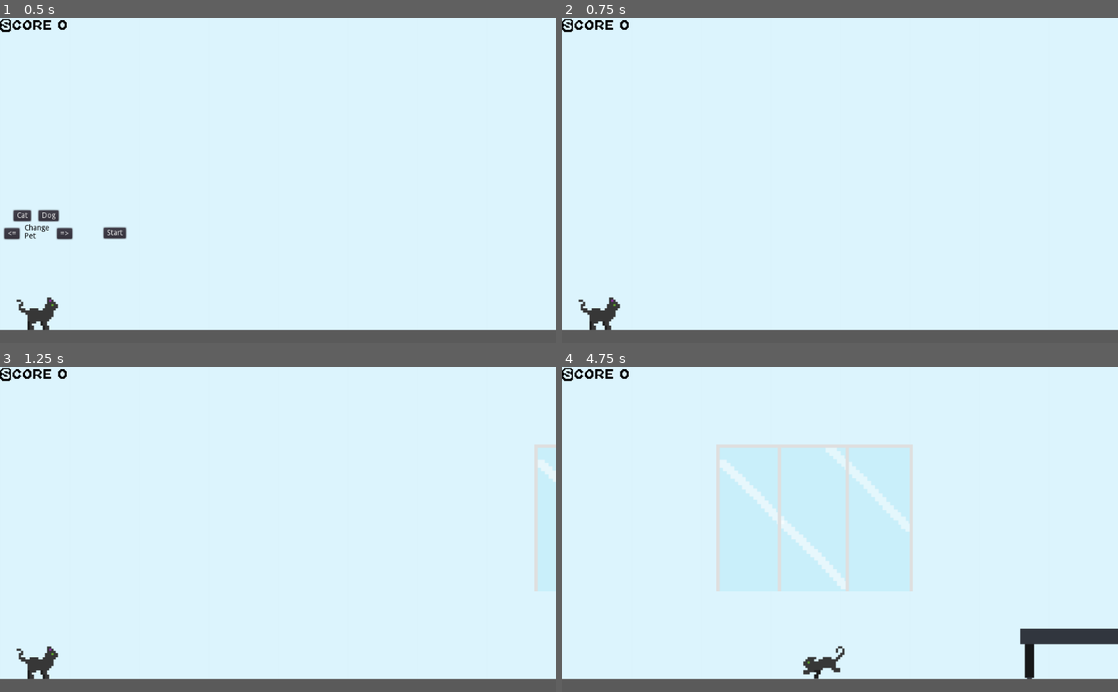
Above: before the commit, frames 1-4 (two rows, left to right).
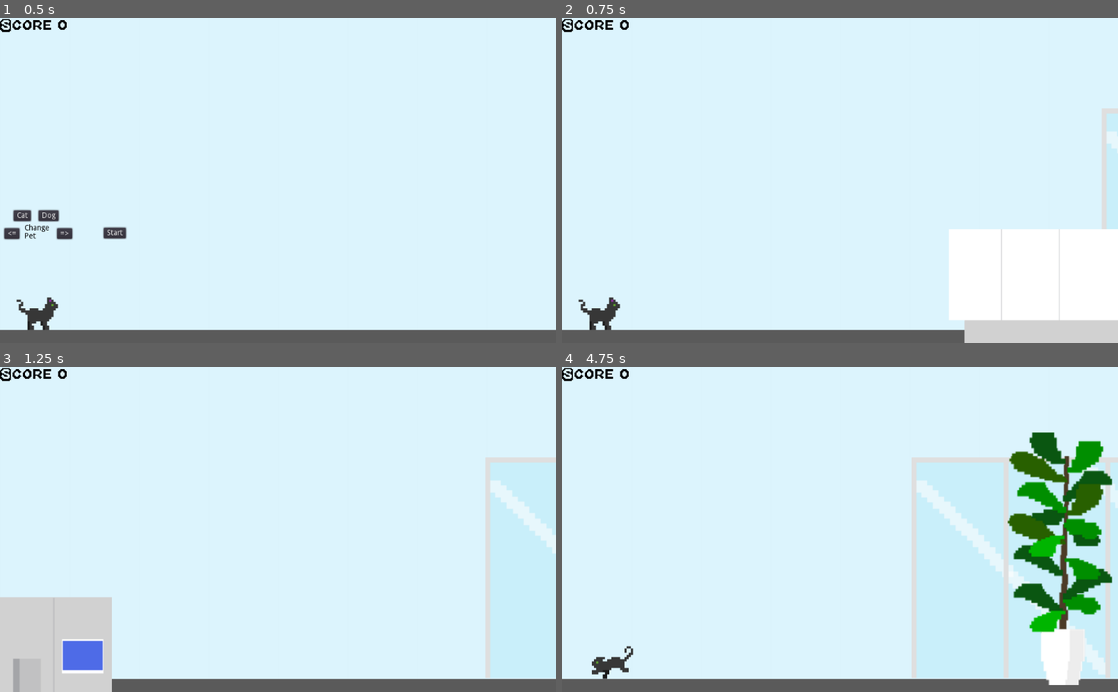
Above: after the commit, the same moments.

Repository: beermanforlife/Hackathon
Game: Godot game, scene res://Sceens/Worlds/World0.tscn
Same seed, same stepped clock (60 frames per second), same inputs: the game is played once before the commit and once after it.
Inputs (mouse positions are in pixels of both pictures, inside the frame that each line leads up to):
- Up to frame 1 (0.5 s): no input
- Up to frame 2 (0.75 s): click "Start" at 0.5 s
- Up to frame 3 (1.25 s): no input
- Up to frame 4 (4.75 s): hold D (right) 1.28-2 s; hold Shift (sprint) 1.28-2 s; tap Space (jump) at 1.52, 3.77 s; click (745, 513) at 2 s, where only the run after the commit has a clickable "Try Again?"; click (678, 581) at 2.75 s, where only the run after the commit has a clickable "Start"; hold D (right) 3.53-4.28 s; tap Shift (sprint) at 3.6 s; hold A (left) from 4.28 s (still down); hold Shift (sprint) from 4.28 s (still down)

Frame 1 is identical in both runs. In frame 2, 11% of the frame differs, in the area x 69-100%, y 27-100%; in frame 3, 7.0%; in frame 4, 12%, in the area x 5-100%, y 20-98%.

Commit message:
Updated some things...

Diff:
--- a/Sceens/Assets/Kitchen.tscn
+++ b/Sceens/Assets/Kitchen.tscn
@@ -15,6 +15,7 @@
 
 [node name="Kitchen" type="KinematicBody2D"]
 position = Vector2( -1400, -144.755 )
+scale = Vector2( 1.5, 1.5 )
 script = ExtResource( 3 )
 __meta__ = {
 "_edit_group_": true
--- a/Sceens/Assets/ShuffleBoard.tscn
+++ b/Sceens/Assets/ShuffleBoard.tscn
@@ -7,6 +7,7 @@
 extents = Vector2( 220.691, 14.6127 )
 
 [node name="ShuffleBoard" type="KinematicBody2D"]
+scale = Vector2( 1.5, 1.5 )
 script = ExtResource( 2 )
 __meta__ = {
 "_edit_group_": true
--- a/Sceens/Worlds/World0.tscn
+++ b/Sceens/Worlds/World0.tscn
@@ -1,7 +1,8 @@
-[gd_scene load_steps=10 format=2]
+[gd_scene load_steps=11 format=2]
 
 [ext_resource path="res://Sceens/Units/Player.tscn" type="PackedScene" id=1]
 [ext_resource path="res://Sprites/conferenceroom..png" type="Texture" id=2]
+[ext_resource path="res://12barsblues_practice.ogg" type="AudioStream" id=3]
 [ext_resource path="res://Tiles/OfficeTiles.tres" type="TileSet" id=4]
 [ext_resource path="res://Scripts/World0.gd" type="Script" id=6]
 [ext_resource path="res://Mario-Kart-DS.ttf" type="DynamicFontData" id=7]
@@ -60,7 +61,8 @@
 [node name="AnimationPlayer" type="AnimationPlayer" parent="."]
 
 [node name="Windows" type="Sprite" parent="."]
-position = Vector2( 1400, 278.696 )
+position = Vector2( 1554, 370.696 )
+scale = Vector2( 1.5, 1.5 )
 z_index = -1
 texture = ExtResource( 2 )
 
@@ -155,6 +157,10 @@
 
 [node name="Start" type="Position2D" parent="."]
 position = Vector2( 71.9287, 472.774 )
+
+[node name="AudioStreamPlayer" type="AudioStreamPlayer" parent="."]
+stream = ExtResource( 3 )
+autoplay = true
 [connection signal="area_entered" from="End" to="." method="_on_End_area_entered"]
 [connection signal="timeout" from="Timer" to="." method="_on_Timer_timeout"]
 [connection signal="button_up" from="Picker/Next" to="." method="_on_Next_button_up"]
--- a/Scripts/World0.gd
+++ b/Scripts/World0.gd
@@ -36,7 +36,8 @@
 			window.position.x = spawn_point.position.x
 
 func spawn_new_item():
-	var spawn_seed = int(rand_range(0, 8))
+	randomize()
+	var spawn_seed = int(rand_range(0, 9))
 	print(spawn_seed)
 	var spawned
 	if spawn_seed == 0:
@@ -105,6 +106,7 @@
 	gameStarted = true
 	get_node("Picker").hide()
 	timer.paused = false
+	spawn_new_item()
 
 
 func _on_Button_button_up():
Not shown, added: 12barsblues_practice.ogg.import
Not shown, added: 12barsblues_practice.ogg
Not shown, added: HackathonPlatform.7z
